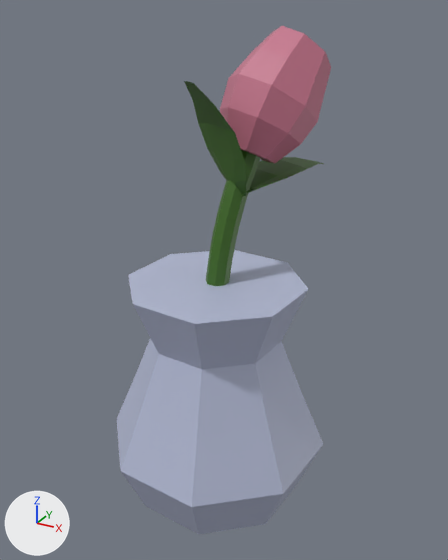
One commit to the FBX model Assets/Scenes/Models/Furniture/Dollhouse Furniture Kit/LivingRoom/Flowerpot.fbx: the scene before it, then after it.
One viewpoint serves both versions: a camera (50 mm lens) standing at (-0.099, -0.903, 1.318) and looking at (-0.519, -0.14, 0.936). Arrows for +X, +Y and +Z are at lower left; the lights stay in place. Where no turn or scale is listed for an object, it has been applied to the vertices.
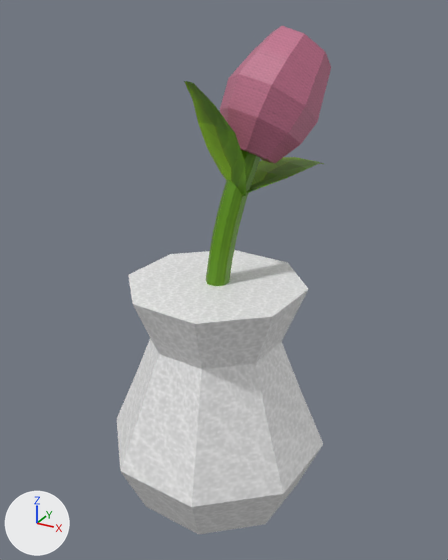
Where the newer file only moved an object's origin or applied its transform, the numbers keep the older frame.

Edits to the bpy script that builds the scene:
```text
Add img_white_png:
    img_white_png = load_image('white.png', '../Textures/white.png', 256, 256, 'sRGB')
Add img_leaf_png:
    img_leaf_png = load_image('leaf.png', '../Textures/leaf.png', 256, 256, 'sRGB')
Change mat_material:
    remove mat_material.base_color = (0.0452, 0.139, 0.0125)  # dark green #3c681d
    add mat_material.texture = img_leaf_png
Change mat_counter:
    remove mat_counter.base_color = (0.449, 0.488, 0.652)  # light grey #b3b9d3
    add mat_counter.texture = img_white_png
```

Location of each change, [x1, y1, x2, y2] in pixels of the pictures (448 x 560 px):
'Cylinder.028', surface changed (grey to white): [117, 250, 323, 534] in both
'Plane.001', surface changed: [184, 72, 321, 286] in both
